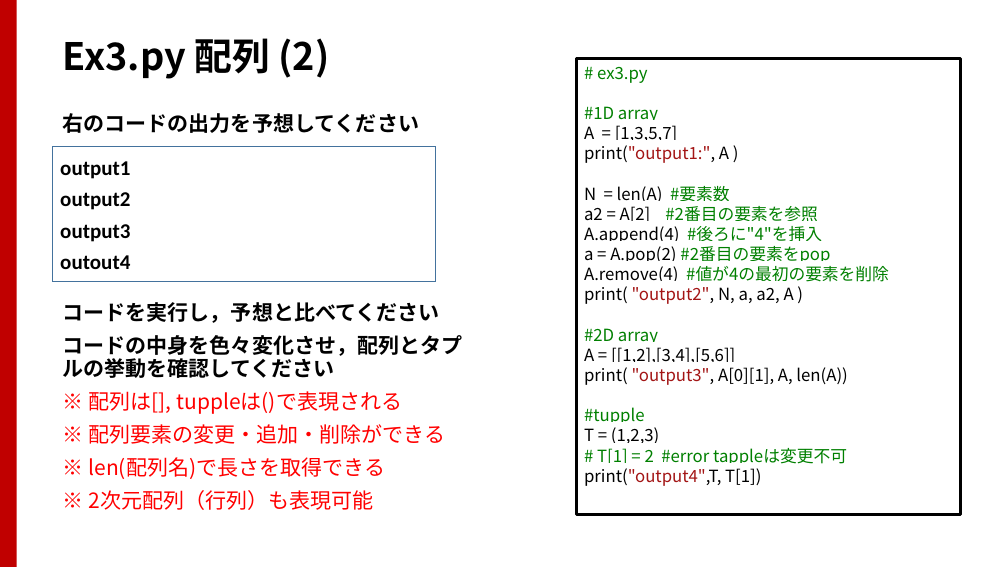
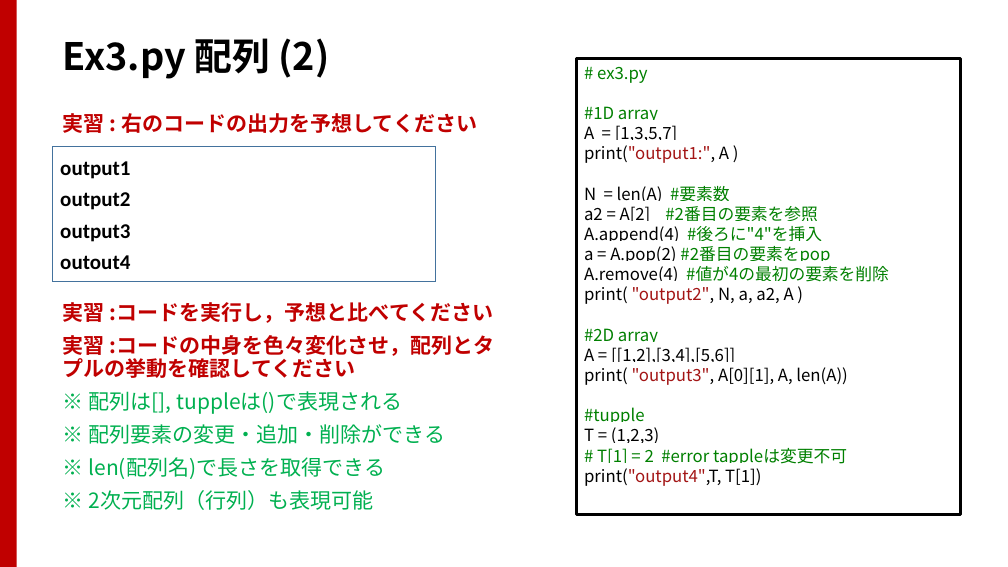
Before and after one commit to TakashiIjiri/TakashiIjiri.github.io, a slide deck: slide 13 of classes/dm2017/DigitalMedia2_13.pptx. Drawn at 1008x567 pixels with LibreOffice and Linux fonts; fonts in the diff are those of the drawing. Boxes give left, top, right and bottom in pixels: in the first picture for what was removed or moved away, otherwise in the second. Text is boxed around its words. In the diff, an @@ line names an element or a change of style, - is before the commit and + after.

```diff
--- a/classes/dm2017/DigitalMedia2_13.pptx
+++ b/classes/dm2017/DigitalMedia2_13.pptx
@@ text at box(63, 113, 495, 378): text changed; text colour #000000 to #C00000 @@
-右のコードの出力を予想してください
-コードを実行し，予想と比べてください
-コードの中身を色々変化させ，配列とタプルの挙動を確認してください
+実習 : 右のコードの出力を予想してください
+実習 :コードを実行し，予想と比べてください
+実習 :コードの中身を色々変化させ，配列とタプルの挙動を確認してください
@@ text at box(88, 391, 445, 510): text colour #FF0000 to #00B050 in "※ 配列は[], tuppleは()で表現される", "※ 配列要素の変更・追加・削除ができる", "※ len(配列名)で長さを取得できる", "※ 2次元配列（行列）も表現可能" @@
```
Also in this commit, not shown: 11 other slides changed, 2 other files.
